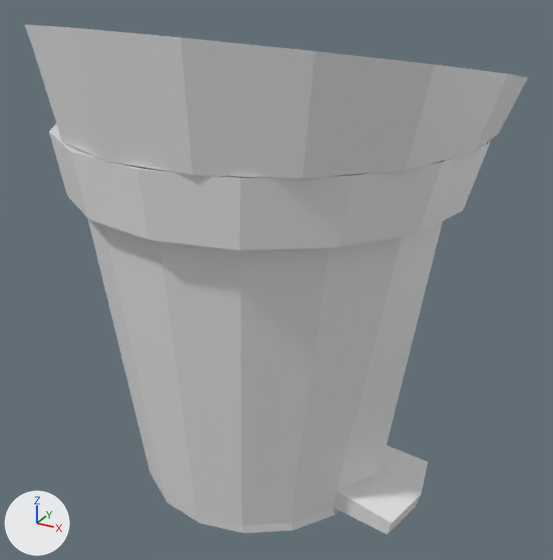
Two versions of the FBX model Assets/3D Assets/küche/Mülltonne.fbx, one commit apart.
One viewpoint serves both versions: a 50 mm lens placed at (0.351, -0.896, 0.772), pointed at (-0.158, 0.03, 0.309). The lights are fixed; the arrows at lower left show +X, +Y and +Z. Where no turn or scale is listed for an object, it has been applied to the vertices.

Objects in the first picture: 'Müll_Deckel', 'Mülleimer'.
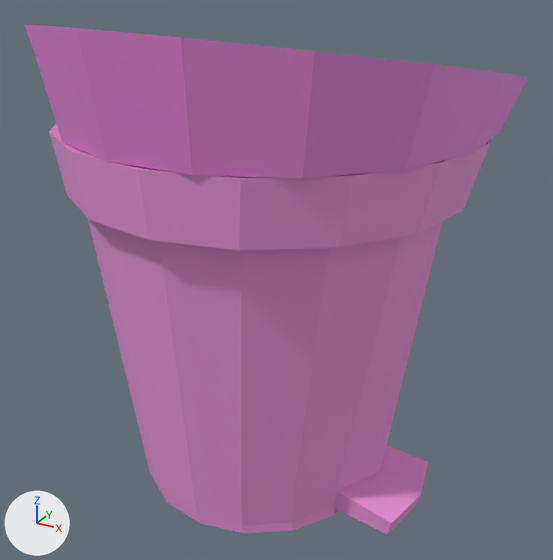
What differs and where, as boxes [x1, y1, x2, y2] in the pictures (553 x 560 px):
'Mülleimer', recoloured (grey to pink)
    both: [49, 124, 491, 534]
'Müll_Deckel', recoloured (grey to pink)
    both: [25, 24, 528, 178]

The change, as a list of edits to the scene's bpy script:
```text
Add mat_deckel_001:
    mat_deckel_001 = principled_material('Deckel.001')
    mat_deckel_001.base_color = (0.8, 0.24, 0.712)  # pink #e786db
    mat_deckel_001.roughness = 0.69
Add mat_tonne:
    mat_tonne = principled_material('Tonne')
    mat_tonne.base_color = (0.8, 0.297, 0.676)  # pink #e794d7
    mat_tonne.roughness = 0.69
Change me_cylinder_008:
    where me_cylinder_008.from_pydata(...)  # 34 vertices, 48 faces; spans x -0.021..0.624, y -0.318..0.318, z 0.0..0.145
    add me_cylinder_008.materials.append(mat_deckel_001)  # pink #e786db
Change me_cylinder_007:
    where me_cylinder_007.from_pydata(...)  # 158 vertices, 172 faces; spans x -0.325..0.304, y -0.259..0.348, z 0.0..0.583
    add me_cylinder_007.materials.append(mat_tonne)  # pink #e794d7
```
